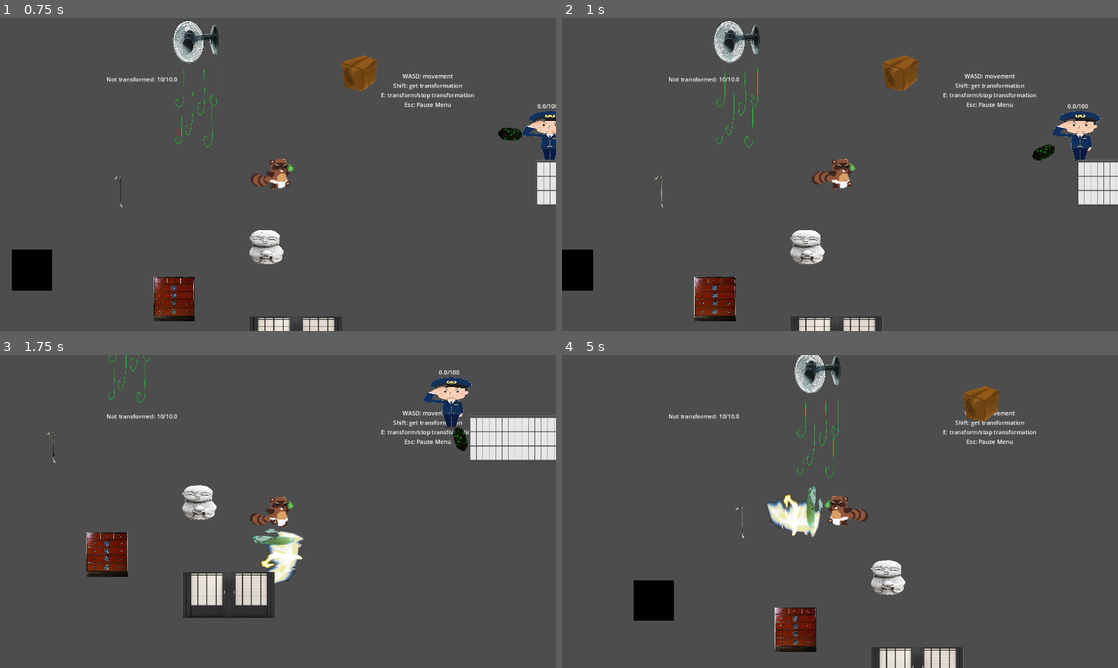
Above: before the commit, frames 1-4 (two rows, left to right).
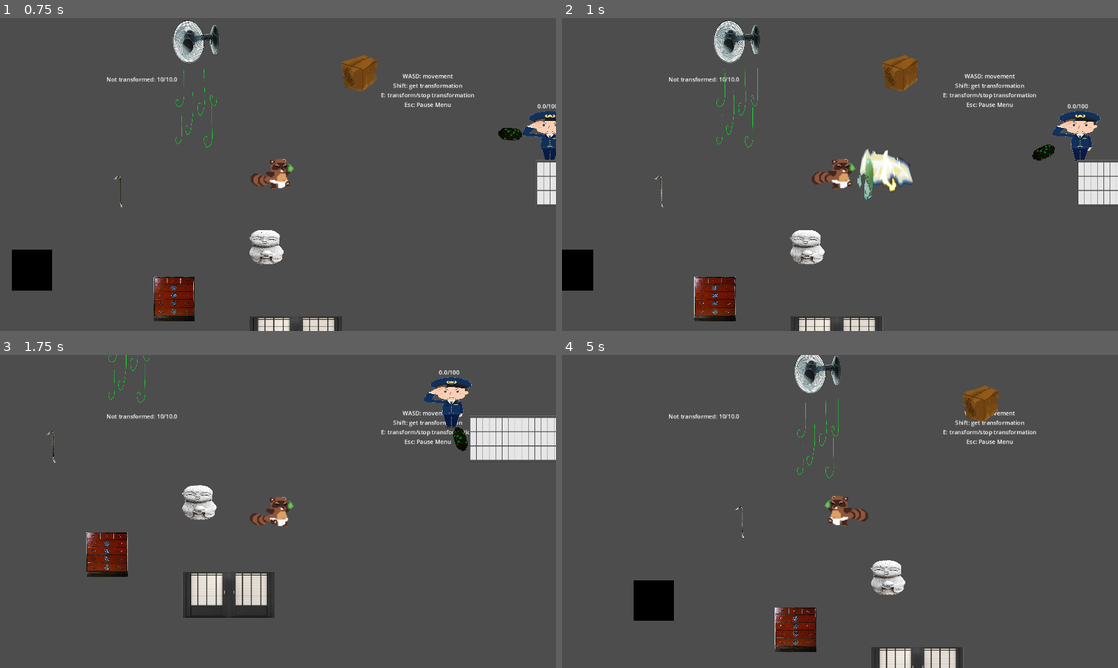
Above: after the commit, the same moments.

Repository: FinalExa/Tanuki
Game: Godot game, scene res://1_Scenes/player_transform_test.tscn
Two runs of this game, one before a commit and one after it. Both use one fixed random seed, a clock stepped at 60 frames per second and the inputs below.
Inputs (mouse positions are in pixels of both pictures, inside the frame that each line leads up to):
- Up to frame 1 (0.75 s): move the mouse to (400, 158) at 0.52 s; hold D (right) from 0.53 s (still down); click (400, 158) at 0.6 s
- Up to frame 2 (1 s): keep holding D (right); tap E (transformation) at 0.8 s
- Up to frame 3 (1.75 s): move the mouse to (166, 527) at 1.27 s; release D (right) at 1.28 s; hold S (down) from 1.28 s (still down); tap E (transformation) at 1.35 s; click (166, 527) at 1.55 s
- Up to frame 4 (5 s): move the mouse to (895, 442) at 2.02 s; release S (down) at 2.03 s; hold D (right) 2.03-2.78 s; click (895, 442) at 2.1 s; tap E (transformation) at 2.3, 3.6 s; move the mouse to (812, 574) at 2.77 s; hold W (up) 2.78-3.53 s; tap Shift (interact) at 2.85 s; click (812, 574) at 3.05 s; move the mouse to (1006, 558) at 3.52 s; hold A (left) from 3.53 s (still down); move the mouse to (673, 464) at 4.27 s; click (673, 464) at 4.35 s

Frame 1 is identical in both runs. In frame 2, 0.9% of the frame differs, in the area x 53-64%, y 41-58%; in frame 3, 0.9%; in frame 4, 0.9%.

Commit message:
Converted weapon tool from time value to frames per second

Diff:
--- a/1_Scenes/PlayTestMap.tscn
+++ b/1_Scenes/PlayTestMap.tscn
@@ -1,8 +1,9 @@
-[gd_scene load_steps=16 format=3 uid="uid://vo0g6kml8604"]
+[gd_scene load_steps=17 format=3 uid="uid://vo0g6kml8604"]
 
 [ext_resource type="PackedScene" uid="uid://cjye6xpdv34of" path="res://PlayerCharacter/PlayerCharacter.tscn" id="1_3gu8p"]
 [ext_resource type="Script" path="res://1_Scenes/Scripts/SceneMaster.gd" id="1_x7cfa"]
 [ext_resource type="PackedScene" uid="uid://c1enn7ep28o73" path="res://Level/Prefabs/wall.tscn" id="2_4y2q6"]
+[ext_resource type="PackedScene" uid="uid://b4loys1tn1mk5" path="res://WeaponTool/frame_master.tscn" id="2_ae2pm"]
 [ext_resource type="PackedScene" uid="uid://bsvvlx0xuucgg" path="res://Level/Prefabs/pillar.tscn" id="3_6e2h4"]
 [ext_resource type="PackedScene" uid="uid://dkix8gwtvv1ki" path="res://ImportantObjects/TransformationObjects/transformation_object.tscn" id="4_0k0v2"]
 [ext_resource type="PackedScene" uid="uid://b5orbkqm40yjl" path="res://Level/Detection/local_allowed_items.tscn" id="5_amoh5"]
@@ -20,11 +21,15 @@
 polygons = Array[PackedInt32Array]([PackedInt32Array(0, 1, 2, 3), PackedInt32Array(4, 5, 6), PackedInt32Array(7, 8, 9,  …(1333 unchanged characters)…
 outlines = Array[PackedVector2Array]([PackedVector2Array(-448, -1152, -448, -512, 576, -512, 576, -768, 704, -768, 704, …(917 unchanged characters)…
 
-[node name="PlayTestMap" type="Node2D"]
+[node name="PlayTestMap" type="Node2D" node_paths=PackedStringArray("frameMaster")]
 script = ExtResource("1_x7cfa")
+frameMaster = NodePath("FrameMaster")
 
 [node name="NavigationRegion2D" type="NavigationRegion2D" parent="."]
 navigation_polygon = SubResource("NavigationPolygon_ou1kk")
+
+[node name="FrameMaster" parent="." instance=ExtResource("2_ae2pm")]
+framesPerSecond = 60.0
 
 [node name="PlayerCharacter" parent="." instance=ExtResource("1_3gu8p")]
 position = Vector2(1480, -4048)
--- a/1_Scenes/Scripts/SceneMaster.gd
+++ b/1_Scenes/Scripts/SceneMaster.gd
@@ -10,6 +10,7 @@
 var lastTransformationSet: bool
 var lastObjectOriginalPath: String
 
+@export var frameMaster: FrameMaster
 var playerRef: PlayerCharacter
 
 func _ready():
--- a/1_Scenes/player_transform_test.tscn
+++ b/1_Scenes/player_transform_test.tscn
@@ -1,7 +1,8 @@
-[gd_scene load_steps=15 format=3 uid="uid://d34wwl7yqbe5r"]
+[gd_scene load_steps=16 format=3 uid="uid://d34wwl7yqbe5r"]
 
 [ext_resource type="Script" path="res://1_Scenes/Scripts/SceneMaster.gd" id="1_e07wx"]
 [ext_resource type="PackedScene" uid="uid://cjye6xpdv34of" path="res://PlayerCharacter/PlayerCharacter.tscn" id="1_lxk7a"]
+[ext_resource type="Script" path="res://WeaponTool/Scripts/FrameMaster.gd" id="2_6x342"]
 [ext_resource type="PackedScene" uid="uid://b26bn2ct5upyr" path="res://Enemies/guard.tscn" id="3_kj1fg"]
 [ext_resource type="PackedScene" uid="uid://s0yf4ksieiki" path="res://ImportantObjects/TransformationObjects/heavy_box.tscn" id="4_txcw4"]
 [ext_resource type="PackedScene" uid="uid://bravhe23e1p2h" path="res://ImportantObjects/TransformationObjects/statue.tscn" id="6_kehd8"]
@@ -19,8 +20,13 @@
 polygons = Array[PackedInt32Array]([PackedInt32Array(0, 1, 2, 3), PackedInt32Array(4, 0, 3, 5), PackedInt32Array(2, 1, 6, 7), PackedInt32Array(6, 4, 5, 7)])
 outlines = Array[PackedVector2Array]([PackedVector2Array(-5976, 5856, -7368, -4512, 4952, -4432, 4944, 5656), PackedVector2Array(-288, -64, -32, -64, -32, 64, -288, 64)])
 
-[node name="PlayerTransformTest" type="Node2D"]
+[node name="PlayerTransformTest" type="Node2D" node_paths=PackedStringArray("frameMaster")]
 script = ExtResource("1_e07wx")
+frameMaster = NodePath("FrameMaster")
+
+[node name="FrameMaster" type="Node" parent="."]
+script = ExtResource("2_6x342")
+framesPerSecond = 60.0
 
 [node name="PlayerCharacter" parent="." instance=ExtResource("1_lxk7a")]
 position = Vector2(-1016, -24)
--- a/Enemies/Scripts/EnemyAttack.gd
+++ b/Enemies/Scripts/EnemyAttack.gd
@@ -4,6 +4,3 @@
 func launch_attack():
 	if (!attackLaunched):
 		start_attack()
-
-func _process(delta):
-	attacking(delta)
--- a/Enemies/guard_attack.tscn
+++ b/Enemies/guard_attack.tscn
@@ -9,8 +9,9 @@
 
 [node name="GuardAttack" type="Node2D" node_paths=PackedStringArray("attackHitboxes", "attackSounds")]
 script = ExtResource("1_krrw3")
-attackDuration = 3.0
-attackPhasesLaunch = Array[float]([0.0, 1.5])
+attackDuration = 30
+attackCooldown = 10
+attackPhasesLaunch = Array[int]([0, 5])
 attackHitboxes = [null, NodePath("EnemyAttackHitbox")]
 attackSounds = [null, null]
 
--- a/ImportantObjects/TransformationObjects/Attacks/crowbar_attack.tscn
+++ b/ImportantObjects/TransformationObjects/Attacks/crowbar_attack.tscn
@@ -5,8 +5,9 @@
 
 [node name="CrowbarAttack" type="Node2D" node_paths=PackedStringArray("attackHitboxes", "attackSounds")]
 script = ExtResource("1_c57cu")
-attackDuration = 0.5
-attackPhasesLaunch = Array[float]([0.0, 0.2])
+attackDuration = 30
+attackCooldown = 30
+attackPhasesLaunch = Array[int]([0, 5])
 attackHitboxes = [null, NodePath("ObjectAttackHitbox")]
 attackSounds = [null, null]
 
--- a/ImportantObjects/TransformationObjects/Attacks/key_attack.tscn
+++ b/ImportantObjects/TransformationObjects/Attacks/key_attack.tscn
@@ -5,8 +5,9 @@
 
 [node name="KeyAttack" type="Node2D" node_paths=PackedStringArray("attackHitboxes", "attackSounds")]
 script = ExtResource("1_6vptt")
-attackDuration = 0.1
-attackPhasesLaunch = Array[float]([0.0])
+attackDuration = 15
+attackCooldown = 10
+attackPhasesLaunch = Array[int]([0])
 attackHitboxes = [NodePath("ObjectAttackHitbox")]
 attackSounds = [null]
 
--- a/ImportantObjects/TransformationObjects/Attacks/statue_attack.tscn
+++ b/ImportantObjects/TransformationObjects/Attacks/statue_attack.tscn
@@ -5,8 +5,9 @@
 
 [node name="StatueAttack" type="Node2D" node_paths=PackedStringArray("attackHitboxes", "attackSounds")]
 script = ExtResource("1_7pxvr")
-attackDuration = 0.7
-attackPhasesLaunch = Array[float]([0.3, 0.0])
+attackDuration = 60
+attackCooldown = 90
+attackPhasesLaunch = Array[int]([0, 20])
 attackHitboxes = [null, NodePath("ObjectAttackHitbox")]
 attackSounds = [null, null]
 
--- a/ImportantObjects/TransformationObjects/Scripts/TransformObjectAttack.gd
+++ b/ImportantObjects/TransformationObjects/Scripts/TransformObjectAttack.gd
@@ -1,5 +1,2 @@
 class_name TransformObjectAttack
 extends ExecuteAttack
-
-func _process(delta):
-	attacking(delta)
--- a/PlayerCharacter/Scripts/PlayerAttack.gd
+++ b/PlayerCharacter/Scripts/PlayerAttack.gd
@@ -1,9 +1,8 @@
 class_name PlayerAttack
 extends ExecuteAttack
 
-func _process(delta):
+func _process(_delta):
 	check_for_attack_input()
-	attacking(delta)
 
 func check_for_attack_input():
 	if (!attackLaunched && Input.is_action_just_pressed("attack") && !characterRef.transformationChangeRef.isTransformed):
--- a/PlayerCharacter/player_attack.tscn
+++ b/PlayerCharacter/player_attack.tscn
@@ -6,10 +6,11 @@
 
 [node name="PlayerAttack" type="Node2D" node_paths=PackedStringArray("attackHitboxes", "attackSounds")]
 script = ExtResource("1_7s3bv")
-attackDuration = 2.5
-attackPhasesLaunch = Array[float]([0.0, 0.5, 1.5])
-attackHitboxes = [null, NodePath("PlayerAttackHitbox"), null]
-attackSounds = [null, null, null]
+attackDuration = 30
+attackCooldown = 180
+attackPhasesLaunch = Array[int]([0, 10])
+attackHitboxes = [null, NodePath("PlayerAttackHitbox")]
+attackSounds = [null, null]
 
 [node name="PlayerAttackHitbox" type="Area2D" parent="."]
 position = Vector2(0, -128)
--- a/WeaponTool/Scripts/ExecuteAttack.gd
+++ b/WeaponTool/Scripts/ExecuteAttack.gd
@@ -1,19 +1,23 @@
 class_name ExecuteAttack
 extends Node2D
 
-@export var attackDuration: float
-@export var attackPhasesLaunch: Array[float]
+@export var attackDuration: int
+@export var attackCooldown: int
+@export var attackPhasesLaunch: Array[int]
 @export var attackHitboxes: Array[AttackHitbox]
 @export var attackSounds: Array[AudioStreamPlayer]
 @export var characterRef: Node2D
+var frameMaster: FrameMaster
 var attackHitboxInstance: AttackHitbox
 
 var attackLaunched: bool
-var attackTimer: float
+var attackInCooldown: bool
+var attackFrame: int
 var currentPhase: int
 
 func _ready():
-	remove_attack_hitboxes()
+	FindFrameMaster(self)
+	RemoveAttackHitboxes()
 	currentPhase = 0
 
 func add_attack_hitbox(index):
@@ -32,35 +36,57 @@
 
 func start_attack():
 	attackLaunched = true
-	attackTimer = 0
-	execute_attack_phase()
+	attackFrame = 0
+	ExecuteAttackPhase()
 
-func execute_attack_phase():
-	prepare_hitboxes()
+func ExecuteAttackPhase():
+	PrepareHitboxes()
 	currentPhase += 1
 
-func prepare_hitboxes():
+func PrepareHitboxes():
 	if (currentPhase > 0):
 		remove_attack_hitbox(currentPhase-1)
 	add_attack_hitbox(currentPhase)
 
-func end_attack():
+func EndAttack():
 	if (currentPhase >= attackPhasesLaunch.size()):
 		remove_attack_hitbox(attackPhasesLaunch.size()-1)
 		currentPhase = 0
-		attackLaunched = false
+		if (attackCooldown == 0):
+			attackLaunched = false
+		else:
+			attackInCooldown = true
+			attackFrame = 0
 
-func attacking(delta):
+func EndCooldown():
+	attackInCooldown = false
+	attackLaunched = false
+
+func Attacking():
 	if (attackLaunched):
-		if (attackTimer < attackDuration):
-			attackTimer += delta
-			if (currentPhase < attackPhasesLaunch.size() && attackTimer > attackPhasesLaunch[currentPhase]):
-				execute_attack_phase()
+		if (!attackInCooldown):
+			if (attackFrame < attackDuration):
+				attackFrame += 1
+				if (currentPhase < attackPhasesLaunch.size() && attackFrame > attackPhasesLaunch[currentPhase]):
+					ExecuteAttackPhase()
+			else:
+				EndAttack()
 		else:
-			end_attack()
+			if (attackFrame < attackCooldown):
+				attackFrame += 1
+			else:
+				EndCooldown()
 
-func remove_attack_hitboxes():
+func RemoveAttackHitboxes():
 	currentPhase = 0
 	for i in attackHitboxes.size():
 		currentPhase = i
 		remove_attack_hitbox(currentPhase)
+
+func FindFrameMaster(currentNode: Node2D):
+	if (currentNode.get_parent() is SceneMaster):
+		frameMaster = currentNode.get_parent().frameMaster
+		frameMaster.RegisterAttack(self)
+	else:
+		currentNode = currentNode.get_parent()
+		FindFrameMaster(currentNode)
--- /dev/null
+++ b/WeaponTool/Scripts/FrameMaster.gd
@@ -0,0 +1,38 @@
+class_name FrameMaster
+extends Node
+
+var attackSources: Array[ExecuteAttack]
+
+@export var framesPerSecond: float
+var frameTime: float
+var frameTimer: float
+
+func _ready():
+	frameTime = 1 / framesPerSecond
+	frameTimer = 0
+
+func _process(delta):
+	FrameTimer(delta)
+
+func FrameTimer(delta):
+	if (attackSources.size() > 0):
+		if (frameTimer < frameTime):
+			frameTimer+=delta
+		else:
+			PrepareLaunchFrame(delta)
+
+func PrepareLaunchFrame(delta):
+	frameTimer -= frameTime
+	LaunchFrame()
+	if (frameTimer >= frameTime):
+		PrepareLaunchFrame(delta)
+
+func LaunchFrame():
+	for i in attackSources.size():
+		attackSources[i].Attacking()
+
+func RegisterAttack(attack: ExecuteAttack):
+	if (attack is PlayerAttack):
+		attackSources.push_front(attack)
+	else:
+		attackSources.push_back(attack)
--- /dev/null
+++ b/WeaponTool/frame_master.tscn
@@ -0,0 +1,7 @@
+[gd_scene load_steps=2 format=3 uid="uid://b4loys1tn1mk5"]
+
+[ext_resource type="Script" path="res://WeaponTool/Scripts/FrameMaster.gd" id="1_wcbvk"]
+
+[node name="FrameMaster" type="Node"]
+script = ExtResource("1_wcbvk")
+framesPerSecond = 60.0
